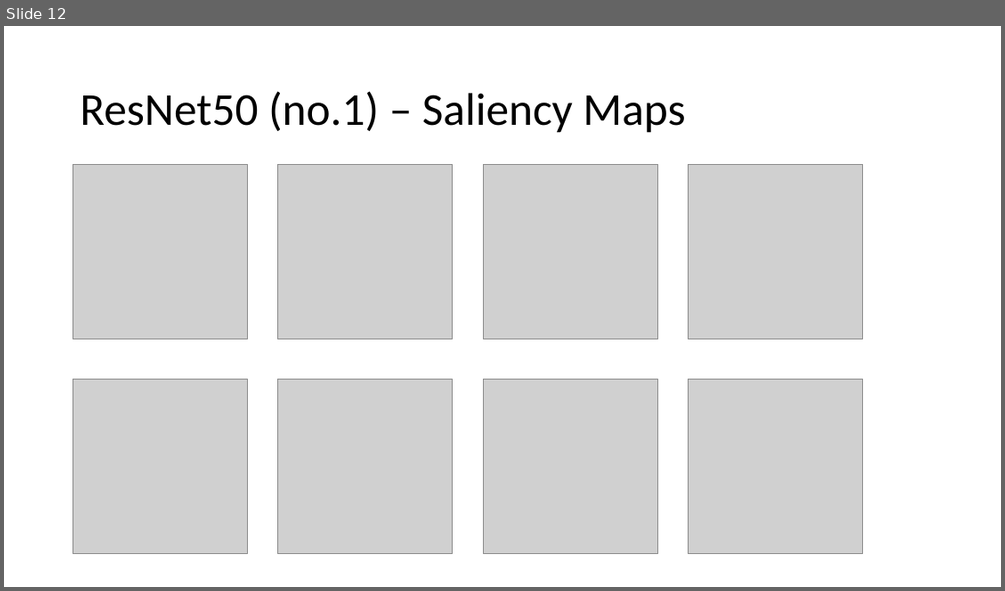
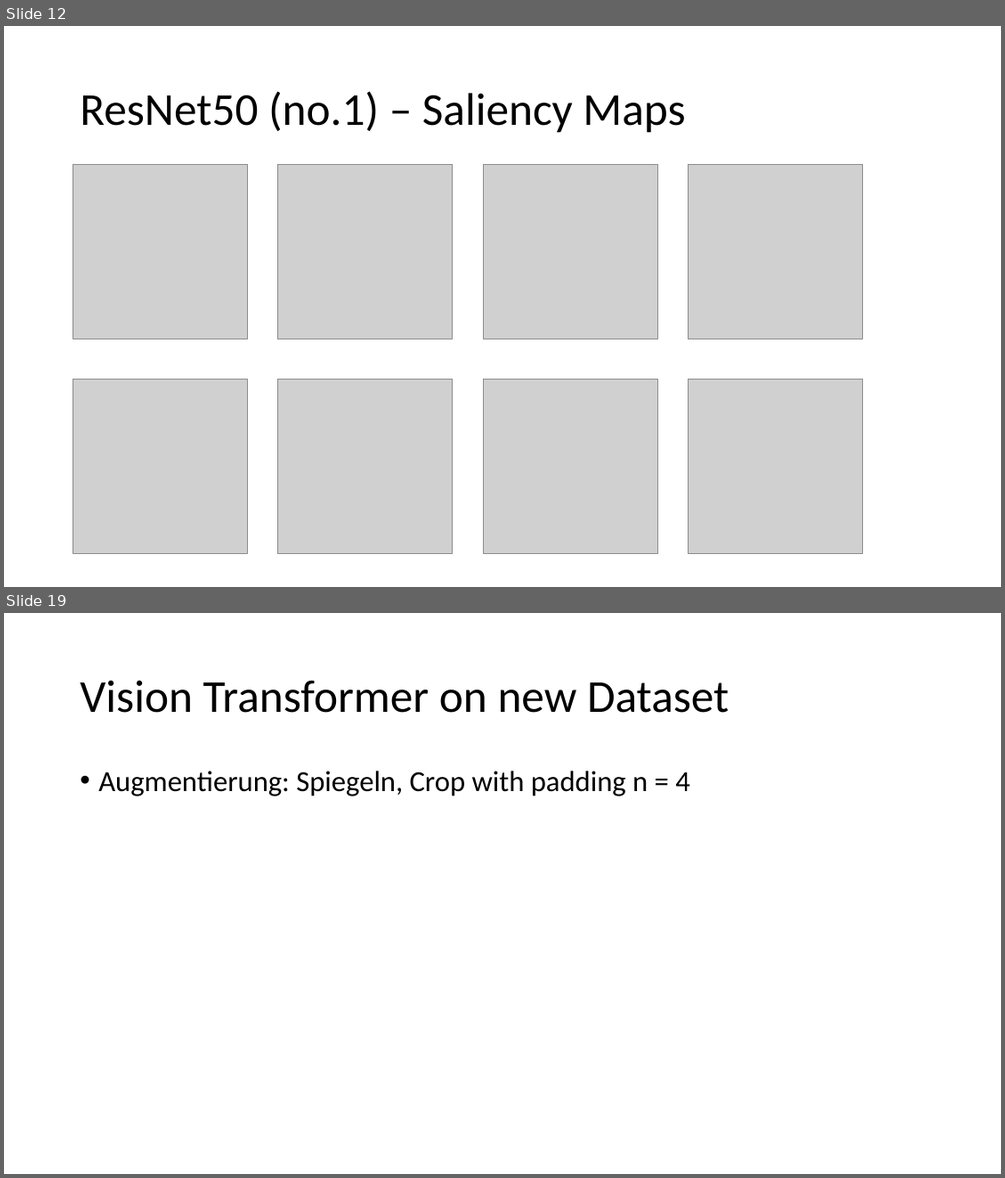
Before and after one commit to ChiaraPerocco/ADL-Project, a slide deck: Präsentation1.pptx. Shown one above the other, each under a label of ours: slide 12 before the commit, slides 12 and 19 after it; the slides between them are not shown. The pictures are 1005x591 and 1005x1178 pixels, drawn with LibreOffice and Linux fonts; fonts in the diff are those of the drawing; grey boxes stand for pictures. Boxes give left, top, right and bottom in pixels: in the first picture for what was removed or moved away, otherwise in the second. Text is boxed around its words. In the diff, an @@ line names an element or a change of style, - is before the commit and + after.

```diff
--- a/Präsentation1.pptx
+++ b/Präsentation1.pptx
@@ slide 19 added at (x1=4, y1=613, x2=1001, y2=1174), background #FFFFFF @@
@@ title added at (x1=80, y1=680, x2=728, y2=713), 44 pt, text #000000 @@
+Vision Transformer on new Dataset
@@ text added at (x1=98, y1=771, x2=690, y2=796), 28 pt, text #000000 @@
+• Augmentierung: Spiegeln, Crop with padding n = 4
```
Also in this commit, not shown: 8 other slides added.
